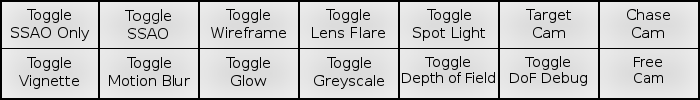
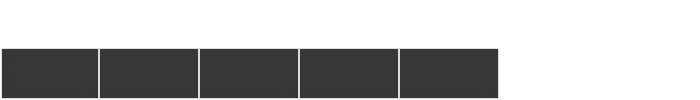
Before/after of a 700x100 layered artwork. What changed in the layer stack:
removed layer "Target ..." over (526, 9, 571, 38)
removed layer "Chase ..." over (627, 9, 670, 38)
removed layer "Toggle ... #5" over (413, 9, 485, 41)
removed layer "Toggle ... #4" over (312, 9, 385, 38)
removed layer "Toggle Wireframe" over (211, 9, 286, 38)
removed layer "Toggle ... #6" over (125, 9, 171, 39)
removed layer "Toggle SSAO Only" over (11, 9, 90, 41)
removed layer "Free ..." over (634, 57, 663, 83)
removed layer "Toggle ... #3" over (510, 56, 587, 86)
painted on "Layer" over (0, 0, 700, 100)
painted on "Pasted Layer" over (2, 2, 698, 98)
removed layer "Background" over (0, 0, 700, 100)
renamed "Toggle ... #2" to "Layer #1", moved it below "Pasted Layer", painted on it over (1, 48, 499, 99)
removed layer "Toggle ... #1" over (314, 57, 384, 89)
removed layer "Toggle ..." over (226, 57, 270, 86)
removed layer "Toggle Motion Blur" over (109, 57, 190, 86)
removed layer "Toggle Vignette" over (19, 57, 79, 89)
